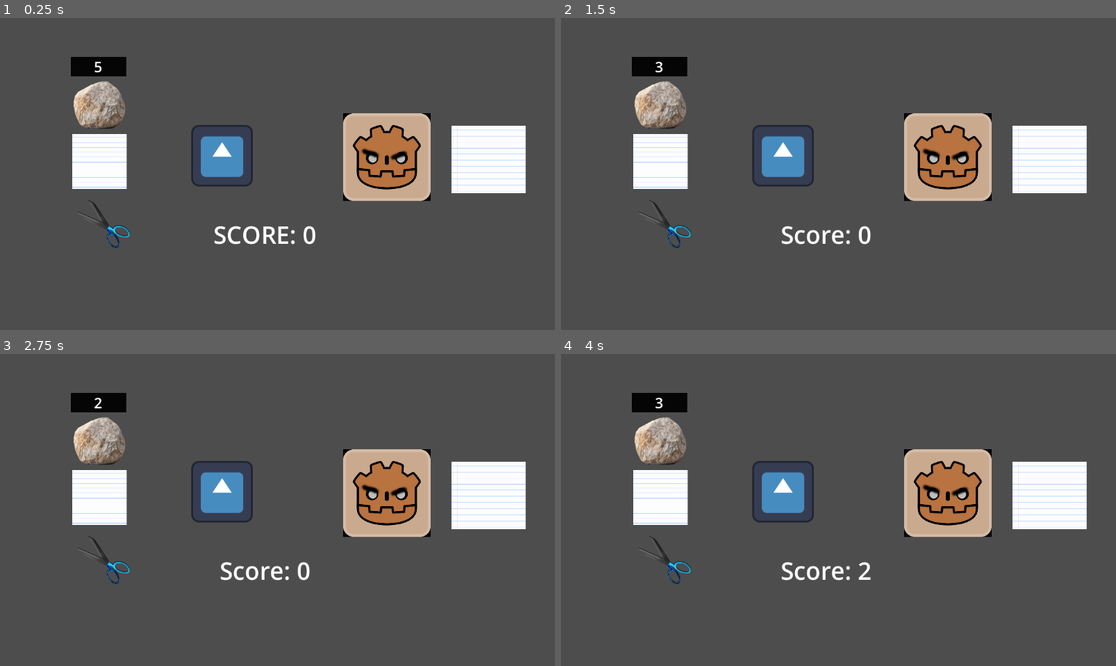
Above: before the commit, frames 1-4 (two rows, left to right).
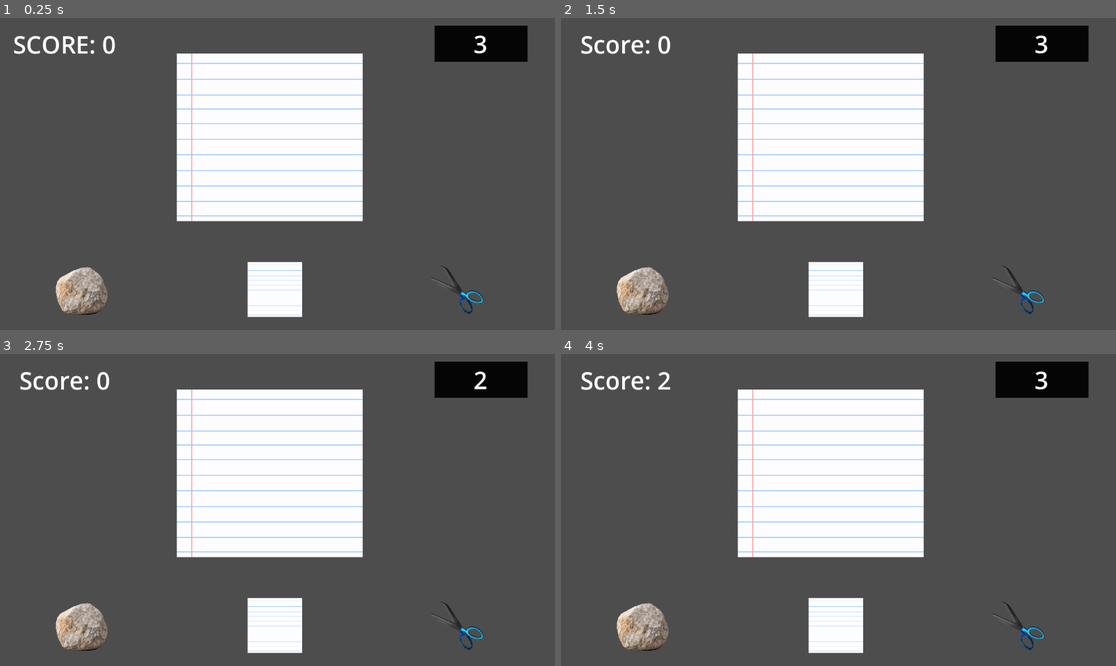
Above: after the commit, the same moments.

Repository: CoolCoderMan281/Rock-Paper-Panic
Game: Godot game, scene res://Scenes/main.tscn
Same seed, same stepped clock (60 frames per second), same inputs: the game is played once before the commit and once after it. The engine's default icon, where the game draws it, is replaced by a stand-in: a white triangle on a blue panel in a dark square.
Inputs (mouse positions are in pixels of both pictures, inside the frame that each line leads up to; where the layout moved, square brackets give the same spot in the first picture):
- Up to frame 1 (0.25 s): no input
- Up to frame 2 (1.5 s): click (644, 292) [660, 105] at 0.5 s; click "PLAY AGAIN" at 1.25 s
- Up to frame 3 (2.75 s): click (277, 625) [99, 497] at 2 s
- Up to frame 4 (4 s): click (1016, 625) [666, 559] at 2.75 s; click (644, 628) [660, 441] at 3.5 s

The runs differ from the first frame. In frame 1, 34% of the frame differs, in the area x 2-96%, y 2-96%; in frame 2, 34%; in frame 3, 34%; in frame 4, 34%.

Commit message:
REV4 pt1
we gettin started on this one

Diff:
--- a/Code/Enemy.gd
+++ b/Code/Enemy.gd
@@ -1,4 +1,4 @@
-extends Area2D
+extends Node2D
 
 
 @onready var player = $/root/Main/Player
--- a/Code/Player.gd
+++ b/Code/Player.gd
@@ -1,4 +1,4 @@
-extends CharacterBody2D
+extends Node2D
 
 
 var input
--- a/Scenes/enemy.tscn
+++ b/Scenes/enemy.tscn
@@ -1,40 +1,24 @@
-[gd_scene load_steps=7 format=3 uid="uid://yx3vha0rue74"]
+[gd_scene load_steps=5 format=3 uid="uid://yx3vha0rue74"]
 
 [ext_resource type="Script" path="res://Code/Enemy.gd" id="1_731pn"]
-[ext_resource type="Texture2D" uid="uid://ch4tibfoill8m" path="res://Assets/Placeholder/EVIL godot.png" id="2_ou601"]
 [ext_resource type="Texture2D" uid="uid://dtqytyxqc6isg" path="res://Assets/Placeholder/pngtree-close-up-of-big-stone-isolated-big-rock-png-image_10211347.png" id="3_hjqp6"]
 [ext_resource type="Texture2D" uid="uid://5lde36f46cob" path="res://Assets/Placeholder/paper.png" id="4_ev31q"]
 [ext_resource type="Texture2D" uid="uid://cyhqv1mopvf21" path="res://Assets/Placeholder/scissors.png" id="5_ch54p"]
 
-[sub_resource type="RectangleShape2D" id="RectangleShape2D_mulcd"]
-size = Vector2(183, 183)
-
-[node name="Enemy" type="Area2D"]
+[node name="Node2D" type="Node2D"]
 script = ExtResource("1_731pn")
 
-[node name="EvilGodot" type="Sprite2D" parent="."]
-position = Vector2(94, 93)
-scale = Vector2(0.355469, 0.355469)
-texture = ExtResource("2_ou601")
-
-[node name="CollisionShape2D" type="CollisionShape2D" parent="."]
-position = Vector2(94.5, 93.5)
-shape = SubResource("RectangleShape2D_mulcd")
-
 [node name="Rock" type="Sprite2D" parent="."]
-visible = false
-position = Vector2(312, 98)
+position = Vector2(87.2498, 77.5)
 scale = Vector2(0.427778, 0.436111)
 texture = ExtResource("3_hjqp6")
 
 [node name="Paper" type="Sprite2D" parent="."]
-visible = false
-position = Vector2(305, 98)
+position = Vector2(80, 74)
 scale = Vector2(0.160937, 0.19375)
 texture = ExtResource("4_ev31q")
 
 [node name="Scissors" type="Sprite2D" parent="."]
-visible = false
-position = Vector2(306, 100)
+position = Vector2(81.2498, 79.5)
 scale = Vector2(0.174944, 0.169451)
 texture = ExtResource("5_ch54p")
--- a/Scenes/main.tscn
+++ b/Scenes/main.tscn
@@ -15,33 +15,35 @@
 position = Vector2(345, 221)
 
 [node name="Player" parent="." instance=ExtResource("1_kt7qu")]
+position = Vector2(550, 61)
 
 [node name="Enemy" parent="." instance=ExtResource("2_h05fk")]
-position = Vector2(364, -25)
+position = Vector2(15, -158)
+scale = Vector2(2.5, 2.5)
 
 [node name="Rock" type="TextureButton" parent="."]
-offset_left = -202.0
-offset_top = -98.0
-offset_right = 158.0
-offset_bottom = 262.0
+offset_left = -239.0
+offset_top = 288.0
+offset_right = 121.0
+offset_bottom = 648.0
 scale = Vector2(0.352973, 0.331675)
 texture_normal = ExtResource("3_77b6n")
 metadata/_edit_use_anchors_ = true
 
 [node name="Paper" type="TextureButton" parent="."]
-offset_left = -195.0
-offset_top = 20.0
-offset_right = 765.0
-offset_bottom = 740.0
+offset_left = 169.0
+offset_top = 286.0
+offset_right = 1129.0
+offset_bottom = 1006.0
 scale = Vector2(0.117459, 0.158841)
 texture_normal = ExtResource("4_lfdjh")
 metadata/_edit_use_anchors_ = true
 
 [node name="Scissors" type="TextureButton" parent="."]
-offset_left = -187.0
-offset_top = 155.0
-offset_right = 699.0
-offset_bottom = 993.0
+offset_left = 546.0
+offset_top = 291.0
+offset_right = 1432.0
+offset_bottom = 1129.0
 scale = Vector2(0.130766, 0.125702)
 texture_normal = ExtResource("5_uj5bi")
 metadata/_edit_use_anchors_ = true
@@ -76,20 +78,26 @@
 script = ExtResource("7_hbh5k")
 
 [node name="Panel" type="Panel" parent="Countdown"]
-offset_left = 147.0
-offset_top = 81.0
-offset_right = 262.0
-offset_bottom = 121.0
+anchors_preset = -1
+anchor_left = -0.0677083
+anchor_bottom = 0.0540123
+offset_left = 980.0
+offset_top = 16.0
+offset_right = 1095.0
+offset_bottom = 56.0
 theme_override_styles/panel = SubResource("StyleBoxFlat_7hgbc")
 metadata/_edit_use_anchors_ = true
 
 [node name="Second" type="Label" parent="Countdown"]
-offset_left = 146.0
-offset_top = 80.0
-offset_right = 261.0
-offset_bottom = 122.0
-theme_override_font_sizes/font_size = 30
-text = "5"
+anchors_preset = -1
+anchor_left = -0.132813
+anchor_bottom = 0.143519
+offset_left = 1017.0
+offset_top = -14.0
+offset_right = 1132.0
+offset_bottom = 28.0
+theme_override_font_sizes/font_size = 50
+text = "3"
 horizontal_alignment = 1
 vertical_alignment = 1
 metadata/_edit_use_anchors_ = true
@@ -98,10 +106,10 @@
 autostart = true
 
 [node name="Score" type="Label" parent="."]
-offset_left = 98.0
-offset_top = 194.0
-offset_right = 312.0
-offset_bottom = 263.0
+offset_left = -318.0
+offset_top = -201.0
+offset_right = -104.0
+offset_bottom = -132.0
 theme_override_font_sizes/font_size = 50
 text = "SCORE: 0"
 horizontal_alignment = 1
--- a/Scenes/player.tscn
+++ b/Scenes/player.tscn
@@ -1,18 +1,6 @@
-[gd_scene load_steps=4 format=3 uid="uid://dloss8g1wf8sk"]
+[gd_scene load_steps=2 format=3 uid="uid://dloss8g1wf8sk"]
 
 [ext_resource type="Script" path="res://Code/Player.gd" id="1_ctufb"]
-[ext_resource type="Texture2D" uid="uid://b4vq0pa52513b" path="res://Assets/Placeholder/icon.svg" id="2_n76gn"]
 
-[sub_resource type="RectangleShape2D" id="RectangleShape2D_fej5i"]
-size = Vector2(133, 131)
-
-[node name="Player" type="CharacterBody2D"]
+[node name="Player" type="Node2D"]
 script = ExtResource("1_ctufb")
-
-[node name="Icon" type="Sprite2D" parent="."]
-position = Vector2(116, 65)
-texture = ExtResource("2_n76gn")
-
-[node name="CollisionShape2D" type="CollisionShape2D" parent="."]
-position = Vector2(116.5, 66.5)
-shape = SubResource("RectangleShape2D_fej5i")
--- a/project.godot
+++ b/project.godot
@@ -1,3 +1,11 @@
+; Engine configuration file.
+; It's best edited using the editor UI and not directly,
+; since the parameters that go here are not all obvious.
+;
+; Format:
+;   [section] ; section goes between []
+;   param=value ; assign values to parameters
+
 config_version=5
 
 [application]
